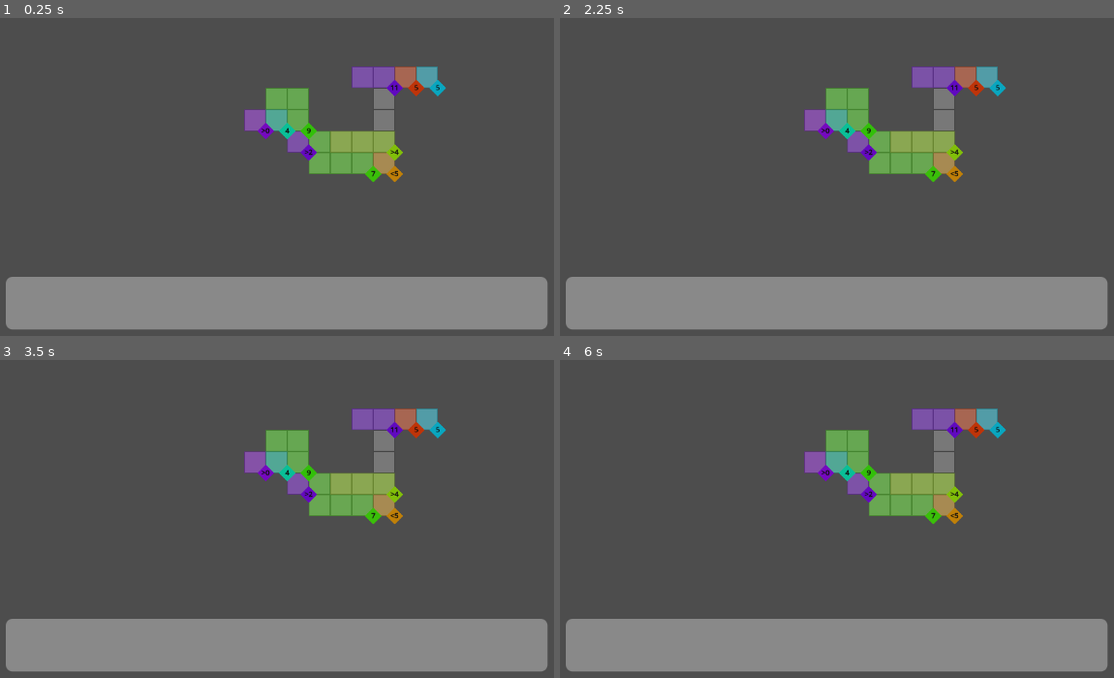
Above: before the commit, frames 1-4 (two rows, left to right).
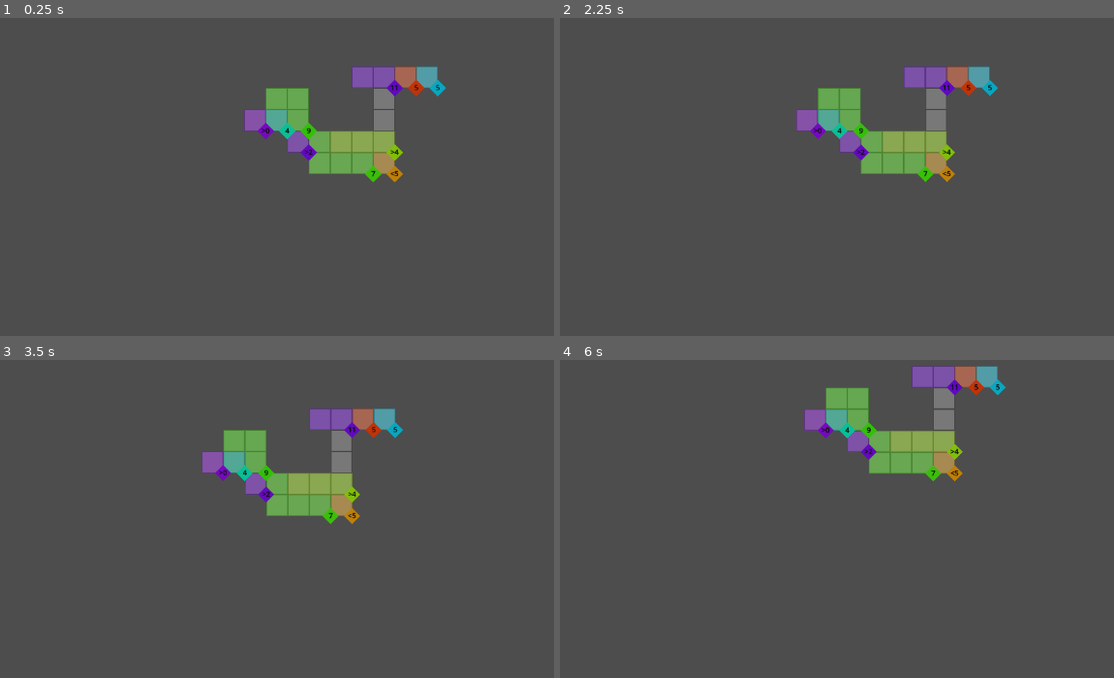
Above: after the commit, the same moments.

Repository: Javen-W/Ritz
Game: Godot game, scene res://game.tscn
Same seed, same stepped clock (60 frames per second), same inputs: the game is played once before the commit and once after it.
Inputs (mouse positions are in pixels of both pictures, inside the frame that each line leads up to):
- Up to frame 1 (0.25 s): no input
- Up to frame 2 (2.25 s): tap Enter at 0.5, 2 s; drag from (576, 304) to (837, 119) at 0.52 s; tap Space (ui_select) at 1.25, 2.1 s; drag from (626, 304) to (837, 119) at 1.27 s; move the mouse to (670, 304) at 2.02 s; hold Right (ui_right) from 2.03 s (still down); click (670, 304) at 2.17 s
- Up to frame 3 (3.5 s): release Right (ui_right) at 2.75 s; drag from (160, 646) to (254, 461) at 2.77 s
- Up to frame 4 (6 s): tap Space (ui_select) at 3.5, 5, 5.1 s; drag from (764, 646) to (837, 439) at 3.52 s; tap Enter at 4.25 s; drag from (604, 398) to (837, 439) at 4.27 s; move the mouse to (875, 461) at 5.02 s; hold Down (ui_down) 5.03-5.75 s; click (875, 461) at 5.17 s; drag from (outside the picture) to (859, 439) at 5.77 s

The runs differ from the first frame. In frame 1, 16% of the frame differs, in the area x 1-99%, y 81-98%; in frame 2, 19%; in frame 3, 24%; in frame 4, 26%, in the area x 1-99%, y 1-98%.
Error after the commit: Parse Error: Cannot infer the type of "camera" variable because the value doesn't have a set type. (res://domino_panel.gd:30)

Commit message:
feat: implement DominoPanel with world-space camera tracking and drag-to-place
- Add DominoPanel scene (Node2D) as child of Game; panel follows camera via
  _process(), staying anchored to the bottom of the visible viewport
- Domino stack management: dominoes generated by Game are added to the panel
  as children; VISIBLE_COUNT=5 shown at a time with scroll via shuffle_to_next/prev
- Local-coordinate layout: domino positions are relative to panel center so they
  move correctly as the panel tracks the camera
- Grey Polygon2D background bar rendered behind the domino row
- domino.gd: add is_placed flag to prevent area_exited from undoing tile placement
- domino.gd: add is_from_panel / panel_origin_position for snap-back on failed drop
- domino.gd: domino selection group (one active at a time via mouse_entered/exited)
- domino.gd: reset scale to Vector2.ONE on successful board placement
- domino.gdshader: use local half-space UV coords so pips render correctly at any scale
- domino.tscn: normalize node scale to 1; QuadMesh size 128x64 px; collision shapes
  in pixel units (MouseArea 115x58, Dots areas 19x58 at ±48 px)
- game.gd: add camera pan (arrow keys) and reset (space); constrain camera to board
- game.gd: reparent placed dominos under AssignedDominos node
- tile.gd: minor cleanup (no functional changes)

Co-authored-by: Copilot <223556219+Copilot@users.noreply.github.com>

Diff:
--- a/domino.gd
+++ b/domino.gd
@@ -24,6 +24,8 @@
 var entered_tile2s : Array[Tile] = []
 var is_from_panel : bool = false
 var panel_origin_position : Vector2 = Vector2.ZERO
+var panel_origin_parent: Node = null
+var is_placed : bool = false
 
 func _ready() -> void:
 	update_pips()
@@ -35,7 +37,6 @@
 	self.dots1_value = dots1_val
 	self.dots2_value = dots2_val
 	self.is_horizontal = horizontal
-	print("Domino init(): dots1_value{0}, dots2_value{1}".format([dots1_val, dots2_val]))
 
 func update_position_to_tiles(t1: Tile, t2: Tile, offset: Vector2) -> bool:
 	if t1 != null and t2 != null and t1 != t2:
@@ -56,14 +57,8 @@
 	if is_picked and event is InputEventMouseMotion:
 		var viewport = get_viewport()
 		var camera = viewport.get_camera_2d()
-
-		if is_from_panel:
-			# Convert viewport position to game world coordinates
-			var world_pos = camera.get_global_mouse_position()
-			self.global_position = world_pos
-		else:
-			# Normal dragging in game world
-			self.position = camera.get_global_mouse_position() + event.relative
+		var world_pos = camera.get_global_mouse_position()
+		self.global_position = world_pos
 
 func _on_mouse_area_2d_input_event(viewport: Node, event: InputEvent, shape_idx: int) -> void:
 	# Mouse in viewport coordinates.
@@ -71,9 +66,11 @@
 		if event.double_click:
 			rotate_once()
 		elif event.is_pressed():
-			domino_picked.emit()
-			if is_from_panel:
-				panel_origin_position = self.position
+			# Only allow picking if this is the selected domino
+			if Domino.selected_domino == self:
+				domino_picked.emit()
+				if is_from_panel:
+					panel_origin_position = self.position
 		elif event.is_released() and is_picked:
 			domino_released.emit()
 
@@ -101,17 +98,15 @@
 
 func _erase_entered_tile2(tile: Tile) -> void:
 	entered_tile2s.erase(tile)
-	if self.tile2 == tile:
+	if self.tile2 == tile and not is_placed:
 		self.tile2.remove_dots()
 		self.tile2 = null
-	# print("Domino dots2 area exited: ", tile)
 
 func _erase_entered_tile1(tile: Tile) -> void:
 	entered_tile1s.erase(tile)
-	if self.tile1 == tile:
+	if self.tile1 == tile and not is_placed:
 		self.tile1.remove_dots()
 		self.tile1 = null
-	# print("Domino dots1 area exited: ", tile)
 
 func _find_nearest_tile(tiles: Array[Tile], dots_pos: Vector2) -> Tile:
 	var min_dist = INF
@@ -125,6 +120,11 @@
 
 func _on_domino_picked() -> void:
 	is_picked = true
+
+	# Dominoes are already in the game world, no need to reparent
+	if is_from_panel:
+		panel_origin_parent = get_parent()
+
 	if self.tile1 != null:
 		self.tile1.remove_dots()
 		self.tile1 = null
@@ -138,7 +138,6 @@
 	# If from panel, only try to place if we have entered tiles
 	if is_from_panel:
 		if entered_tile1s.is_empty() or entered_tile2s.is_empty():
-			# Return to panel
 			_return_to_panel()
 			return
 
@@ -182,6 +181,10 @@
 			_return_to_panel()
 		return
 
+	# Clear entered tile lists before placement to prevent area_exited from removing dots
+	entered_tile1s.clear()
+	entered_tile2s.clear()
+
 	# Successful candidate tile selections.
 	self.tile1 = candidate_tile1
 	self.tile1.place_dots(self.dots1_value)
@@ -189,9 +192,20 @@
 	self.tile2 = candidate_tile2
 	self.tile2.place_dots(self.dots2_value)
 
+	# Mark as placed so area_exited doesn't undo our placement
+	is_placed = true
+
+	# Reset scale so domino fits the board tile grid
+	# Domino meshes are 128x64 (two tiles wide); use 1.0 scale for board placement
+	self.scale = Vector2.ONE
+	# Ensure placed dominos render above tiles
+	self.z_index = 5
+
+	# Domino is already in the game tree, no need to move it
+
 	# Remove from panel stack
 	is_from_panel = false
-	var panel = get_tree().root.get_node("Game/HUD/DominoPanel") as DominoPanel
+	var panel = get_tree().root.get_node("Game/DominoPanel") as DominoPanel
 	if panel:
 		panel.remove_domino_from_stack(self)
 
@@ -199,30 +213,32 @@
 	GameSignalbus.emit_domino_assigned(self)
 
 	# Debug.
-	print("Domino placement successful: ", self.tile1.global_position.snappedf(64.0) / 64.0, " ", self.tile2.global_position.snappedf(64.0) / 64.0)
+	if self.tile1 and self.tile2:
+		print("Domino placement successful: ", self.tile1.global_position.snappedf(64.0) / 64.0, " ", self.tile2.global_position.snappedf(64.0) / 64.0)
 
 func _return_to_panel() -> void:
 	if not is_from_panel:
 		return
+
 	entered_tile1s.clear()
 	entered_tile2s.clear()
+	is_placed = false
+
+	# Dominoes are already in the game tree, just restore position
 	self.position = panel_origin_position
 	GameSignalbus.emit_domino_unassigned(self)
-	print("Domino returned to panel")
 
 func _on_domino_selected(domino: Domino) -> void:
 	if domino != self:
 		mouse_collision.set_deferred("disabled", true)
 	else:
 		self.selected_domino = domino
-		print("Domino selected: ", domino.name)
 
 func _on_domino_deselected() -> void:
 	if self.selected_domino != self:
 		mouse_collision.set_deferred("disabled", false)
 	else:
 		self.selected_domino = null
-		print("Domino deselected.")
 
 func _on_mouse_area_2d_mouse_entered() -> void:
 	if self.selected_domino != null:
--- a/domino.gdshader
+++ b/domino.gdshader
@@ -77,22 +77,20 @@
 float draw_pips(vec2 uv, int value, int side) {
 	if (value == 0) return 0.0;
 
-    // Left half pips
+	// Work in local half-space coordinates (0..1 in x)
 	if (side == 0 && uv.x < 0.5) {
-		vec2 c = vec2(0.55, 0.5);
-		uv.x /= 0.5;
-		return draw_dots(uv, value, c);
-    }
+		vec2 luv = vec2(uv.x * 2.0, uv.y);
+		vec2 c = vec2(0.5, 0.5);
+		return draw_dots(luv, value, c);
+	}
 
-    // Right half pips
 	if (side == 1 && uv.x >= 0.5) {
-		vec2 c = vec2(0.725, 0.5);
-		uv.x /= 0.5;
-		c.x /= 0.5;
-		return draw_dots(uv, value, c);
-    }
+		vec2 luv = vec2((uv.x - 0.5) * 2.0, uv.y);
+		vec2 c = vec2(0.5, 0.5);
+		return draw_dots(luv, value, c);
+	}
 
-    return 0.0;
+	return 0.0;
 }
 
 void fragment() {
--- a/domino.tscn
+++ b/domino.tscn
@@ -11,19 +11,20 @@
 shader_parameter/corner_radius = 0.12
 
 [sub_resource type="QuadMesh" id="QuadMesh_o246h"]
+size = Vector2(128, 64)
 
 [sub_resource type="RectangleShape2D" id="RectangleShape2D_b7val"]
-size = Vector2(0.9, 0.9)
+size = Vector2(115, 58)
 
 [sub_resource type="RectangleShape2D" id="RectangleShape2D_qyrqp"]
-size = Vector2(0.15, 0.9)
+size = Vector2(19, 58)
 
 [sub_resource type="RectangleShape2D" id="RectangleShape2D_2jpam"]
-size = Vector2(0.15, 0.9)
+size = Vector2(19, 58)
 
 [node name="Domino" type="Node2D" groups=["dominos"]]
 z_index = 2
-scale = Vector2(128, 64)
+scale = Vector2(1, 1)
 script = ExtResource("1")
 dots1_value = 1
 dots2_value = 5
@@ -43,7 +44,7 @@
 collision_mask = 2
 
 [node name="CollisionShape2D" type="CollisionShape2D" parent="Dots1Area2D"]
-position = Vector2(-0.375, 0)
+position = Vector2(-48, 0)
 shape = SubResource("RectangleShape2D_qyrqp")
 debug_color = Color(0.2901961, 0.49803922, 1, 0.41960785)
 
@@ -52,7 +53,7 @@
 collision_mask = 2
 
 [node name="CollisionShape2D" type="CollisionShape2D" parent="Dots2Area2D"]
-position = Vector2(0.375, 0)
+position = Vector2(48, 0)
 shape = SubResource("RectangleShape2D_2jpam")
 debug_color = Color(0.28993577, 0.4982255, 1, 0.41960785)
 
--- a/domino_panel.gd
+++ b/domino_panel.gd
@@ -1,17 +1,35 @@
-extends Panel
+extends Node2D
 class_name DominoPanel
 
-@onready var unassigned_dominos : Node2D = $UnassignedDominos
+@onready var game: Node2D = get_parent()
 
-# Domino stack management
 var domino_stack: Array[Domino] = []
 var current_index: int = 0
 const VISIBLE_COUNT: int = 5
-const DOMINO_SPACING: float = 70.0
+const DOMINO_SPACING: float = 150.0
+const PANEL_OFFSET_Y: float = -50.0  # World-space Y offset above camera bottom edge
 
 func _ready() -> void:
+	# Add a grey background bar behind the domino row
+	var bg := Polygon2D.new()
+	var w := VISIBLE_COUNT * DOMINO_SPACING + 60.0
+	var h := 80.0
+	bg.polygon = PackedVector2Array([
+		Vector2(-w / 2.0, -h / 2.0), Vector2(w / 2.0, -h / 2.0),
+		Vector2(w / 2.0, h / 2.0), Vector2(-w / 2.0, h / 2.0)
+	])
+	bg.color = Color(0.25, 0.25, 0.25, 0.85)
+	bg.z_index = -1
+	add_child(bg)
+
 	GameSignalbus.domino_generated.connect(_on_domino_generated)
 	GameSignalbus.domino_unassigned.connect(_on_domino_unassigned)
+
+func _process(_delta: float) -> void:
+	# Keep panel anchored to the bottom of the camera view in world space
+	var camera := game.camera2d
+	var viewport_size := get_viewport().get_visible_rect().size
+	self.position = camera.global_position + Vector2(0.0, viewport_size.y / (2.0 * camera.zoom.y) + PANEL_OFFSET_Y)
 
 func _on_domino_generated(domino: Domino) -> void:
 	add_domino_to_stack(domino)
@@ -20,17 +38,16 @@
 	add_domino_to_stack(domino)
 
 func add_domino_to_stack(domino: Domino) -> void:
-	if domino_stack.has(domino):
-		return
-
-	if domino.get_parent():
-		domino.get_parent().remove_child(domino)
-
-	unassigned_dominos.add_child(domino)
-	domino_stack.append(domino)
-	domino.is_from_panel = true
+	if not domino_stack.has(domino):
+		if domino.get_parent():
+			domino.get_parent().remove_child(domino)
+		add_child(domino)
+		domino_stack.append(domino)
+		domino.is_from_panel = true
 
 	_layout_dominos()
+	# Save panel-local position so _return_to_panel can restore it
+	domino.panel_origin_position = domino.position
 
 func shuffle_to_next() -> void:
 	if domino_stack.is_empty():
@@ -41,19 +58,28 @@
 func shuffle_to_previous() -> void:
 	if domino_stack.is_empty():
 		return
-	current_index = (current_index - 1) % domino_stack.size()
+	current_index = (current_index - 1 + domino_stack.size()) % domino_stack.size()
 	_layout_dominos()
 
 func _layout_dominos() -> void:
-	for i in range(domino_stack.size()):
-		var domino = domino_stack[i]
-		var position_index = (i - current_index) % domino_stack.size()
+	var n := domino_stack.size()
+	for i in range(n):
+		var domino := domino_stack[i]
+		if domino.is_picked:
+			continue
 
-		if position_index < VISIBLE_COUNT:
+		# Wrap-safe modulo so negative indices work correctly
+		var slot := ((i - current_index) % n + n) % n
+
+		if slot < VISIBLE_COUNT:
 			domino.visible = true
-			var x_pos = 20.0 + position_index * DOMINO_SPACING
-			var y_pos = self.size.y / 2.0
-			domino.position = Vector2(x_pos, y_pos)
+			# Position relative to panel center (local coordinates)
+			domino.position = Vector2(
+				-(VISIBLE_COUNT - 1) / 2.0 * DOMINO_SPACING + slot * DOMINO_SPACING,
+				0.0
+			)
+			domino.scale = Vector2.ONE
+			domino.z_index = 10
 		else:
 			domino.visible = false
 
--- /dev/null
+++ b/domino_panel.tscn
@@ -0,0 +1,7 @@
+[gd_scene load_steps=2 format=3 uid="uid://u0dj7t4cpuib"]
+
+[ext_resource type="Script" uid="uid://ddc5dbiv0o61p" path="res://domino_panel.gd" id="1"]
+
+[node name="DominoPanel" type="Node2D"]
+z_index = 100
+script = ExtResource("1")
--- a/game.gd
+++ b/game.gd
@@ -31,11 +31,21 @@
 	Vector2i(0, 1), Vector2i(0, -1)
 ]
 
+# Camera control variables
+var camera_center: Vector2
+const CAMERA_SPEED: float = 200.0  # pixels per second
+
 func _ready() -> void:
 	# Init game.
 	rng.seed = hash(SEED)
 	dot_noise.seed = rng.seed
-	camera2d.offset = Vector2(MAP_SIZE / 2.0, MAP_SIZE / 2.0) * 64.0
+
+	# Position camera at board center
+	var board_center = Vector2(MAP_SIZE / 2.0, MAP_SIZE / 2.0) * 64.0
+	camera2d.global_position = board_center
+
+	# Save camera center for reset
+	camera_center = camera2d.global_position
 
 	# Connect signals.
 	GameSignalbus.domino_assigned.connect(_on_domino_assigned)
@@ -44,6 +54,49 @@
 	# Generate game.
 	generate_tiles()
 	generate_constraints()
+
+func _process(delta: float) -> void:
+	var camera_input = Vector2.ZERO
+
+	# Get input
+	if Input.is_action_pressed("ui_up"):
+		camera_input.y -= 1
+	if Input.is_action_pressed("ui_down"):
+		camera_input.y += 1
+	if Input.is_action_pressed("ui_left"):
+		camera_input.x -= 1
+	if Input.is_action_pressed("ui_right"):
+		camera_input.x += 1
+
+	# Move camera if input detected
+	if camera_input != Vector2.ZERO:
+		# Normalize to prevent diagonal boost
+		camera_input = camera_input.normalized()
+		var new_pos = camera2d.global_position + camera_input * CAMERA_SPEED * delta
+
+		# Apply bounds constraint
+		new_pos = _constrain_camera_position(new_pos)
+		camera2d.global_position = new_pos
+
+	# Reset camera on space
+	if Input.is_action_just_pressed("ui_select"):
+		camera2d.global_position = camera_center
+
+func _constrain_camera_position(target_pos: Vector2) -> Vector2:
+	var board_size = MAP_SIZE * 64.0
+	var viewport_size = get_viewport().get_visible_rect().size / camera2d.zoom
+	var half_vp_x = viewport_size.x / 2.0
+	var half_vp_y = viewport_size.y / 2.0
+
+	# Constrain camera so it doesn't go too far off-board
+	# Allow panning but prevent showing only empty space
+	# Camera should stay within reasonable bounds where at least some board is visible
+
+	# Simple approach: just allow full panning from 0 to board_size for camera position
+	target_pos.x = clampf(target_pos.x, 0, board_size)
+	target_pos.y = clampf(target_pos.y, 0, board_size)
+
+	return target_pos
 
 # --------------------------------------------------------------
 # Handle signals
@@ -144,13 +197,13 @@
 	if noise_sample < 0.5:
 		v = rng.randi_range(0, 6)
 	last_value = v
-	print(noise_sample, "\t", v)
+	# Debug print removed
 	return v
 
 func dot_sample2(pos: Vector2i) -> int:
 	var noise_sample = 3.5 * (dot_noise.get_noise_2d(pos.x, pos.y) + 1.0) # [-1, 1] -> [0, 7]
 	var v = floori(clampf(noise_sample, 0, 6))
-	print(noise_sample, "\t", v)
+	# Debug print removed
 	return v
 
 # --------------------------------------------------------------
--- a/game.tscn
+++ b/game.tscn
@@ -1,15 +1,8 @@
-[gd_scene load_steps=5 format=3 uid="uid://cidflaxqyhnen"]
+[gd_scene load_steps=4 format=3 uid="uid://cidflaxqyhnen"]
 
 [ext_resource type="Script" uid="uid://ba7jsd4138l65" path="res://game.gd" id="1_80nbo"]
 [ext_resource type="FastNoiseLite" uid="uid://cdnr10focog76" path="res://dot_noise.tres" id="2_e2o6t"]
-[ext_resource type="Script" uid="uid://ddc5dbiv0o61p" path="res://domino_panel.gd" id="3_feb5d"]
-
-[sub_resource type="StyleBoxFlat" id="StyleBoxFlat_e2o6t"]
-bg_color = Color(0.6, 0.6, 0.6, 0.78431374)
-corner_radius_top_left = 10
-corner_radius_top_right = 10
-corner_radius_bottom_right = 10
-corner_radius_bottom_left = 10
+[ext_resource type="PackedScene" uid="uid://u0dj7t4cpuib" path="res://domino_panel.tscn" id="3_qwf2d"]
 
 [node name="Game" type="Node2D"]
 script = ExtResource("1_80nbo")
@@ -24,26 +17,4 @@
 
 [node name="Constraints" type="Node2D" parent="."]
 
-[node name="HUD" type="CanvasLayer" parent="."]
-layer = -1
-
-[node name="DominoPanel" type="Panel" parent="HUD"]
-show_behind_parent = true
-custom_minimum_size = Vector2(0, 75)
-anchors_preset = -1
-anchor_left = 0.15
-anchor_top = 0.95
-anchor_right = 0.85
-anchor_bottom = 0.975
-offset_left = -1.5258789e-05
-offset_top = -58.799988
-offset_right = -6.1035156e-05
-offset_bottom = 3.3999634
-grow_horizontal = 2
-grow_vertical = 0
-size_flags_horizontal = 4
-mouse_filter = 1
-theme_override_styles/panel = SubResource("StyleBoxFlat_e2o6t")
-script = ExtResource("3_feb5d")
-
-[node name="UnassignedDominos" type="Node2D" parent="HUD/DominoPanel"]
+[node name="DominoPanel" parent="." instance=ExtResource("3_qwf2d")]
--- a/tile.gd
+++ b/tile.gd
@@ -16,4 +16,3 @@
 
 func remove_dots() -> void:
 	self.dots_value = -1
-	print("Tile remove_dots(): ", self.dots_value, " ", self.name)
